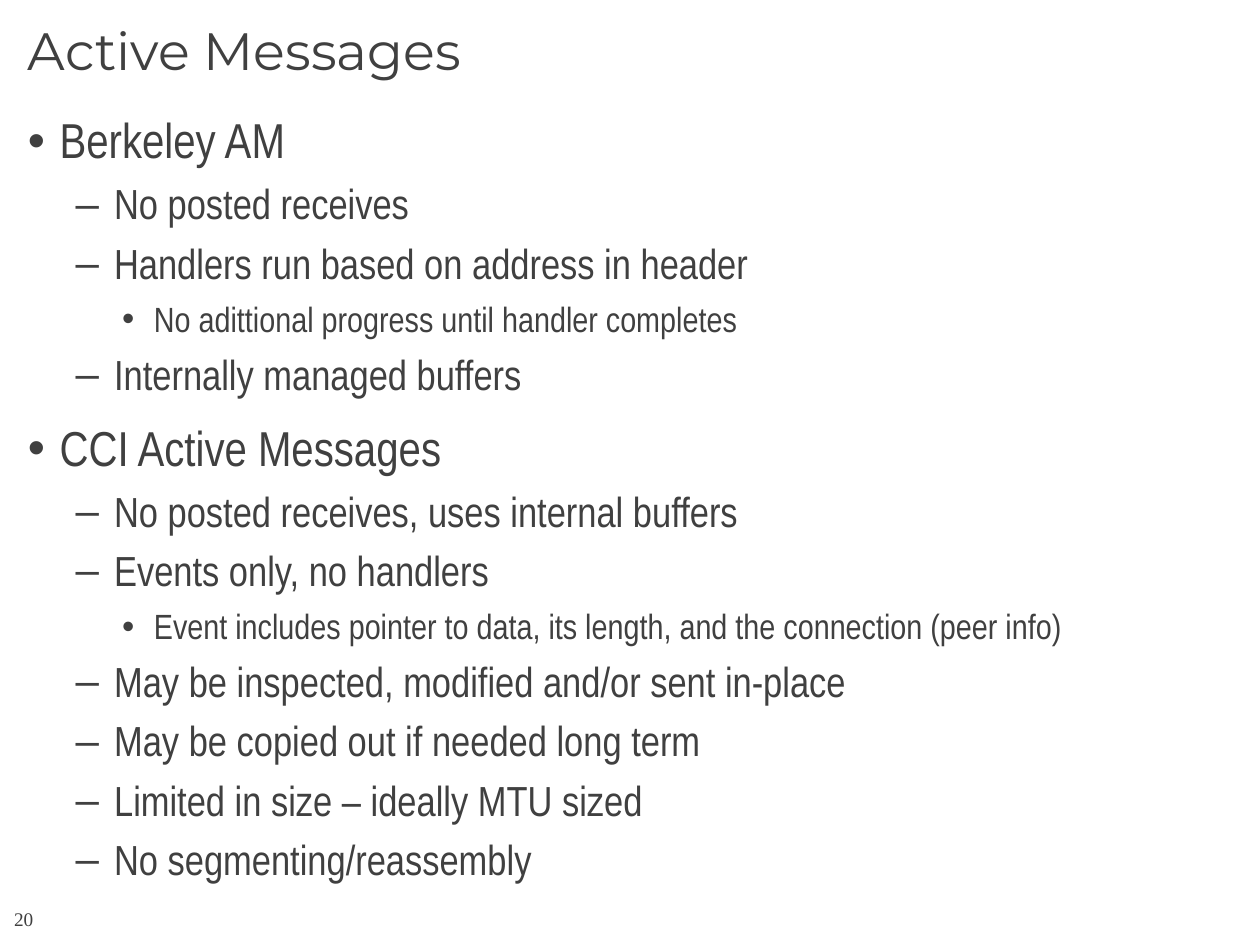
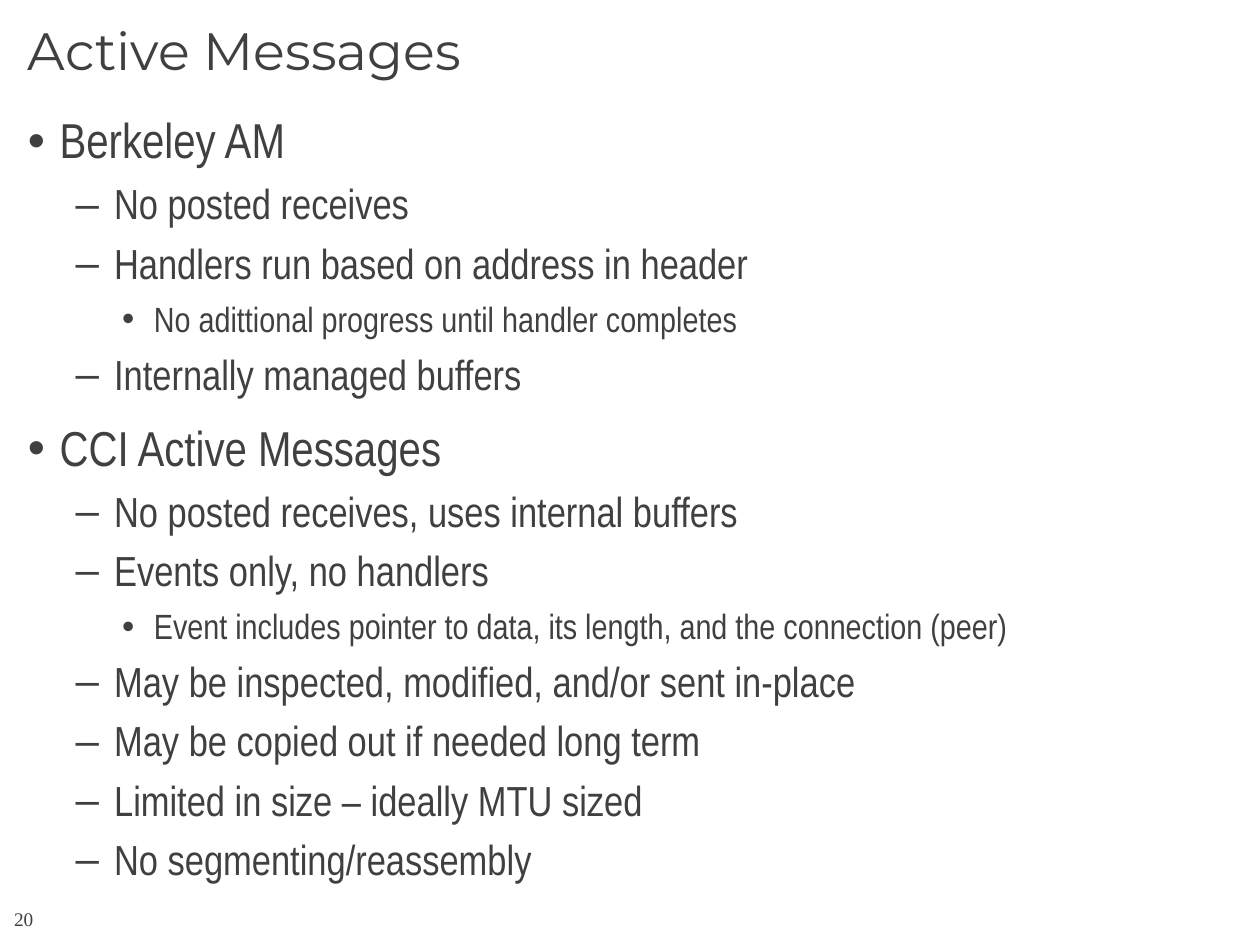
Before and after one commit to CCI/pub, a slide deck: slide 20 of slides/HotI-2011/2011-HotI-CCI-OLCF.pptx. Drawn at 1260x945 pixels with LibreOffice and Linux fonts; fonts in the diff are those of the drawing; background and template pictures are left out. Boxes give left, top, right and bottom in pixels: in the first picture for what was removed or moved away, otherwise in the second. Text is boxed around its words. In the diff, an @@ line names an element or a change of style, - is before the commit and + after.

```diff
--- a/slides/HotI-2011/2011-HotI-CCI-OLCF.pptx
+++ b/slides/HotI-2011/2011-HotI-CCI-OLCF.pptx
@@ text at bbox=[114, 613, 1007, 706]: text changed @@
-    • Event includes pointer to data, its length, and the connection (peer info)
-  – May be inspected, modified and/or sent in-place
+    • Event includes pointer to data, its length, and the connection (peer)
+  – May be inspected, modified, and/or sent in-place
```
Also in this commit, not shown: 7 other slides changed.
